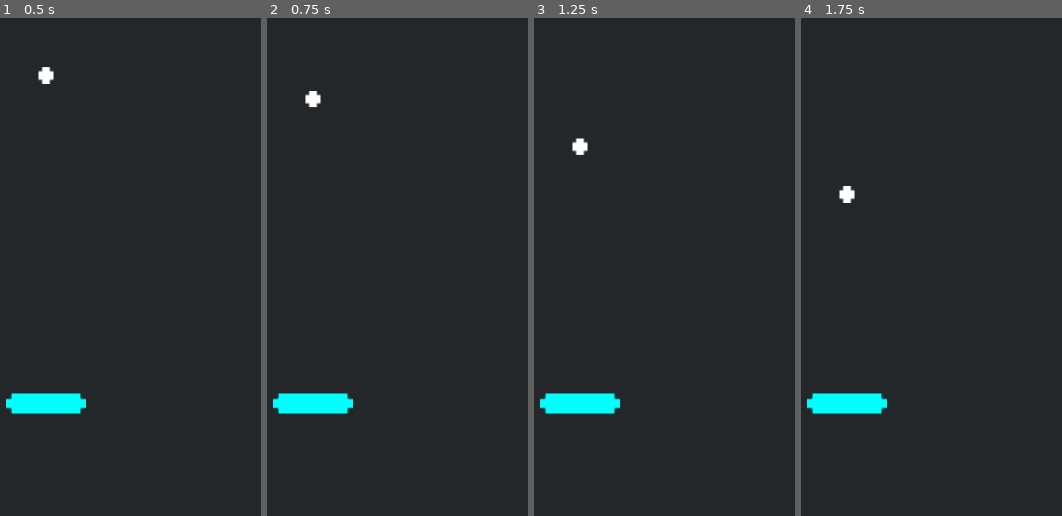
Above: before the commit, frames 1-4 (left to right).
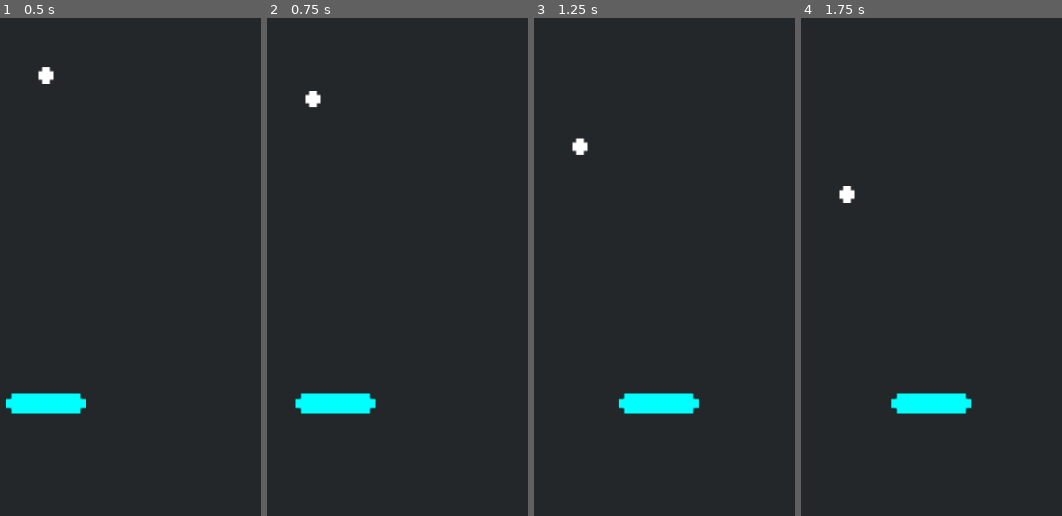
Above: after the commit, the same moments.

Repository: codemonsters/macaronigate
Game: Godot game, scene res://minigames/ñarkanoid/main.tscn
The game is run twice, just before and just after one commit, with the same random seed, the same clock (stepped at 60 frames per second) and the same inputs. This scene is started directly instead of the project's main scene.
Inputs (mouse positions are in pixels of both pictures, inside the frame that each line leads up to):
- Up to frame 1 (0.5 s): no input
- Up to frame 2 (0.75 s): move the mouse to (413, 77) at 0.52 s; hold Right (ui_right) from 0.53 s (still down); click (413, 77) at 0.67 s
- Up to frame 3 (1.25 s): keep holding Right (ui_right)
- Up to frame 4 (1.75 s): move the mouse to (outside the picture) at 1.27 s; release Right (ui_right) at 1.28 s; hold Down (ui_down) from 1.28 s (still down)

Frame 1 is identical in both runs. In frame 2, 0.8% of the frame differs, in the area x 2-42%, y 75-80%; in frame 3, 2.4%; in frame 4, 2.4%, in the area x 2-66%, y 75-80%.

Commit message:
ñarkanoid

Diff:
--- a/src/minigames/ñarkanoid/main.tscn
+++ b/src/minigames/ñarkanoid/main.tscn
@@ -40,16 +40,16 @@
 [node name="CollisionShape2D" type="CollisionShape2D" parent="paddle"]
 shape = SubResource("RectangleShape2D_2nfva")
 
-[node name="ball" type="Area2D" parent="."]
+[node name="Ball" type="Area2D" parent="."]
 position = Vector2(360, 500)
 script = ExtResource("2_lpgwx")
 
-[node name="Sprite2D" type="Sprite2D" parent="ball"]
+[node name="Sprite2D" type="Sprite2D" parent="Ball"]
 position = Vector2(0, -3.8147e-06)
 scale = Vector2(-3.07794, 3.34267)
 texture = ExtResource("3_3rh8q")
 
-[node name="CollisionShape2D" type="CollisionShape2D" parent="ball"]
+[node name="CollisionShape2D" type="CollisionShape2D" parent="Ball"]
 shape = SubResource("RectangleShape2D_tyiv3")
 
 [node name="Camera2D" type="Camera2D" parent="."]
--- a/src/minigames/ñarkanoid/paddle.gd
+++ b/src/minigames/ñarkanoid/paddle.gd
@@ -3,7 +3,8 @@
 
 const MOVE_SPEED = 100
 var velocity = 100
-@export var speed = 400
+var movement = Vector2()
+@export var speed = 3
 
 var _ball_dir
 var _left
@@ -24,18 +25,21 @@
 
 func _process(delta):
 	# Move up and down based on input.
-	var input = Input.get_action_strength(_right) - Input.get_action_strength(_left)
+	#var input = Input.get_action_strength(_right) - Input.get_action_strength(_left)
 	#position.x = clamp(position.y + input * MOVE_SPEED * delta, 16, _screen_size_x - 16)
-	#position.x = position.x + velocity
-	print(position)
-	print(velocity)
+
 	get_input()
 
+	position.x = position.x + velocity.x
+	position.y = position.y
+
 func _on_area_entered(area):
+	print("estoy aqui")
 	if area.name == "Ball":
 		# Assign new direction.
 		area.direction = Vector2(_ball_dir, randf() * 2 - 1).normalized()
 
+
 func get_input():
 	var input_direction = Input.get_vector("ui_left", "ui_right", "ui_up", "ui_down")
 	velocity = input_direction * speed
